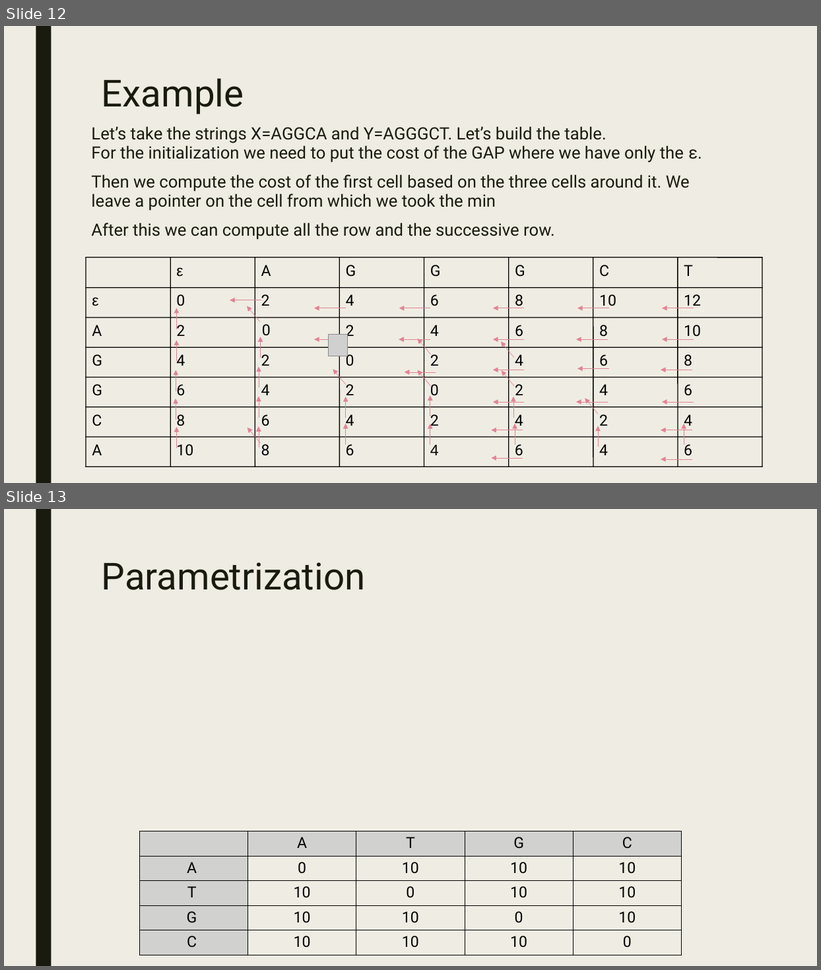
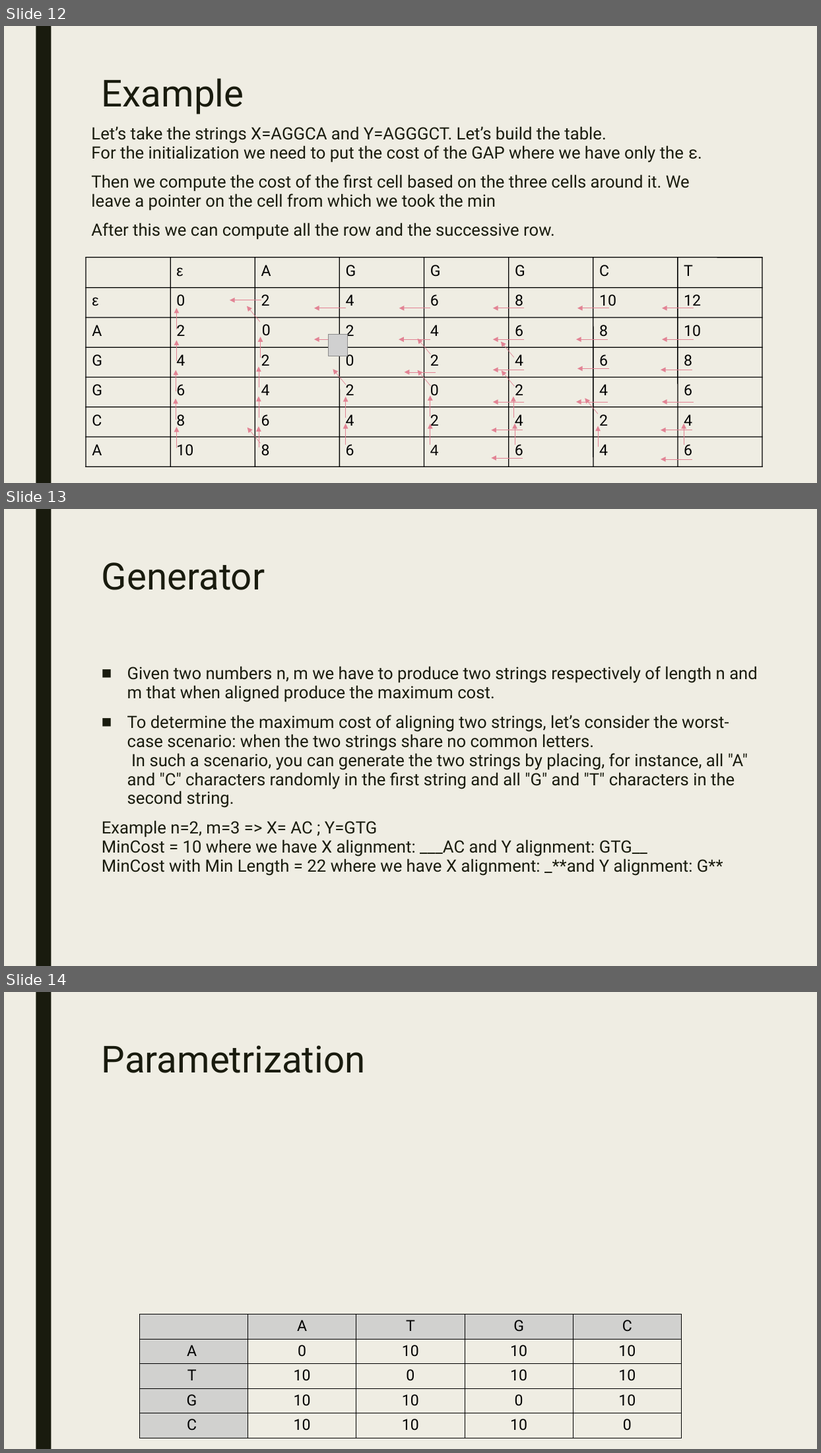
Before and after one commit to emanuelesantoro/DNAalignment, a slide deck: PresentazioneAAPP.pptx. Shown one above the other, each under a label of ours: slides 12 and 13 before the commit, slides 12, 13 and 14 after it. The pictures are 821x970 and 821x1453 pixels, drawn with LibreOffice and Linux fonts; fonts in the diff are those of the drawing; grey boxes stand for pictures. Boxes give left, top, right and bottom in pixels: in the first picture for what was removed or moved away, otherwise in the second. Text is boxed around its words. In the diff, an @@ line names an element or a change of style, - is before the commit and + after.

Commit message:
Implemented generator

```diff
--- a/PresentazioneAAPP.pptx
+++ b/PresentazioneAAPP.pptx
@@ slide 13 added at (4, 509, 817, 966), background #EFEDE3; not listed: 1 template element that a slide beside it also shows @@
@@ title added at (102, 562, 265, 590), 44 pt, text #191B0E @@
+Generator
@@ text added at (102, 666, 758, 876), 20 pt, text #191B0E @@
+■ Given two numbers n, m we have to produce two strings respectively of length n and m that when aligned produce the maximum cost.
+■ To determine the maximum cost of aligning two strings, let’s consider the worst-case scenario: when the two strings share no common letters.
+  In such a scenario, you can generate the two strings by placing, for instance, all "A" and "C" characters randomly in the first string and all "G" and "T" characters in the second string.
+Example n=2, m=3 => X= AC ; Y=GTG
+MinCost = 10 where we have X alignment: ___AC and Y alignment: GTG__
+MinCost with Min Length = 22 where we have X alignment: _**and Y alignment: G**
@@ what was slide 13 is now slide 14 @@
```
Also in this commit, not shown: 5 other files.
